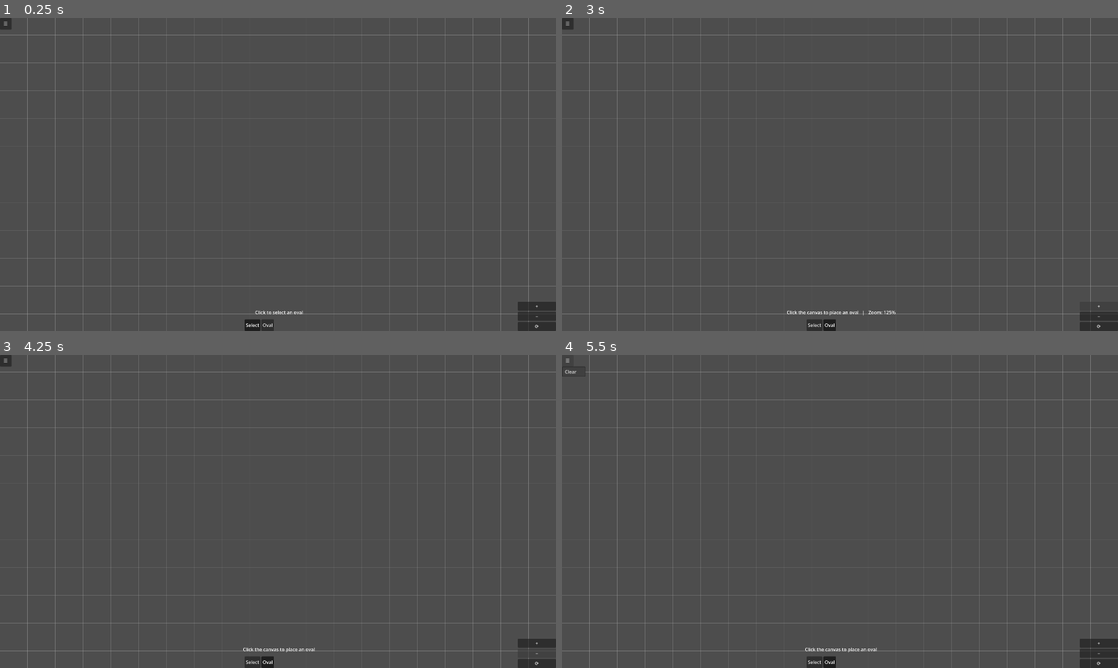
Above: before the commit, frames 1-4 (two rows, left to right).
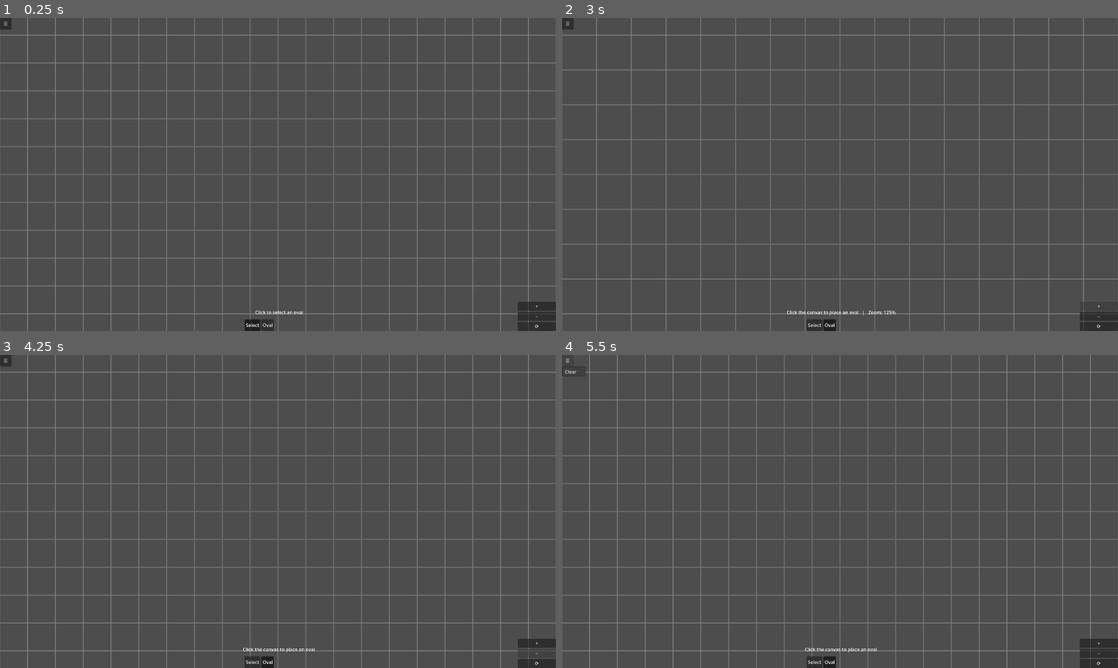
Above: after the commit, the same moments.

Repository: lanternRaft/the-organizer-godot
Game: Godot game, scene res://scenes/main/Main.tscn
Same seed, same stepped clock (60 frames per second), same inputs: the game is played once before the commit and once after it.
Inputs:
- Up to frame 1 (0.25 s): no input
- Up to frame 2 (3 s): click "☰" at 0.5 s; click "Select" at 1.25 s; click "Oval" at 2 s; click "+" at 2.75 s
- Up to frame 3 (4.25 s): click "−" at 3.5 s
- Up to frame 4 (5.5 s): click "⟳" at 4.25 s; click "☰" at 5 s

The runs differ from the first frame. In frame 2, 4.1% of the frame differs, in the area x 0-100%, y 0-100%; in frame 3, less than 0.1%; in frame 4, less than 0.1%.

Commit message:
Tweaks and fixes

Diff:
--- a/project.godot
+++ b/project.godot
@@ -74,43 +74,40 @@
 "type": "key"
 }]
 }
-
 zoom_in={
 "deadzone": 0.5,
 "events": [{
-"type": "key",
+"ctrl": true,
 "keycode": "KEY_EQUAL",
-"ctrl": true
+"type": "key"
 }, {
-"type": "key",
+"ctrl": true,
 "keycode": "KEY_KP_ADD",
-"ctrl": true
+"type": "key"
 }]
 }
-
 zoom_out={
 "deadzone": 0.5,
 "events": [{
-"type": "key",
+"ctrl": true,
 "keycode": "KEY_MINUS",
-"ctrl": true
+"type": "key"
 }, {
-"type": "key",
+"ctrl": true,
 "keycode": "KEY_KP_SUBTRACT",
-"ctrl": true
+"type": "key"
 }]
 }
-
 zoom_reset={
 "deadzone": 0.5,
 "events": [{
-"type": "key",
+"ctrl": true,
 "keycode": "KEY_0",
-"ctrl": true
+"type": "key"
 }, {
-"type": "key",
+"ctrl": true,
 "keycode": "KEY_KP_0",
-"ctrl": true
+"type": "key"
 }]
 }
 
--- a/scenes/main/Main.tscn
+++ b/scenes/main/Main.tscn
@@ -15,15 +15,16 @@
 [node name="Canvas" type="Node2D" parent="." unique_id=811039160]
 unique_name_in_owner = true
 
-[node name="GridBackground" parent="Canvas" unique_id=1234567890 instance=ExtResource("6_qdpx4")]
+[node name="GridLayer" type="CanvasLayer" parent="Canvas" unique_id=987654321]
+layer = -1
+
+[node name="GridBackground" parent="Canvas/GridLayer" unique_id=1234567890 instance=ExtResource("6_qdpx4")]
 unique_name_in_owner = true
-custom_minimum_size = Vector2(1920, 1080)
-offset_right = 1920.0
-offset_bottom = 1080.0
+anchors_preset = 15
+anchor_right = 1.0
+anchor_bottom = 1.0
 grow_horizontal = 2
 grow_vertical = 2
-size_flags_horizontal = 3
-size_flags_vertical = 3
 
 [node name="ElementLayer" type="Node2D" parent="Canvas" unique_id=233815462]
 unique_name_in_owner = true
--- a/scenes/main/grid/grid_background.gdshader
+++ b/scenes/main/grid/grid_background.gdshader
@@ -16,20 +16,19 @@
 void fragment() {
 	// Compute world-space position for this fragment.
 	vec2 viewport_size = 1.0 / SCREEN_PIXEL_SIZE;
-	vec2 world_pos = (UV - 0.5) * viewport_size * camera_zoom + camera_position;
+	vec2 world_pos = (UV - 0.5) * viewport_size / camera_zoom + camera_position;
 
 	// Distance to nearest grid line in world-space.
 	vec2 grid_pos = world_pos / grid_spacing;
 	vec2 frac_part = fract(grid_pos);
 	vec2 dist_to_line = min(frac_part, 1.0 - frac_part) * grid_spacing;
 
-	// Anti-aliased 1 px screen-space line using fwidth.
-	// fwidth(world_pos) tells us how many world-units one screen pixel spans.
-	vec2 fw = fwidth(world_pos);
+	// Analytical screen pixel size in world units.
+	vec2 pixel_size = vec2(1.0 / camera_zoom);
 
-	// Smooth-step from 0 to line_alpha across approximately 1 screen pixel.
-	float line_x = 1.0 - smoothstep(0.0, fw.x, dist_to_line.x);
-	float line_y = 1.0 - smoothstep(0.0, fw.y, dist_to_line.y);
+	// Smooth-step across 1.5 screen pixels for stable anti-aliasing when panning.
+	float line_x = 1.0 - smoothstep(0.0, pixel_size.x * 1.5, dist_to_line.x);
+	float line_y = 1.0 - smoothstep(0.0, pixel_size.y * 1.5, dist_to_line.y);
 
 	float grid_alpha = max(line_x, line_y);
 
Not shown, changed: export_presets.cfg
